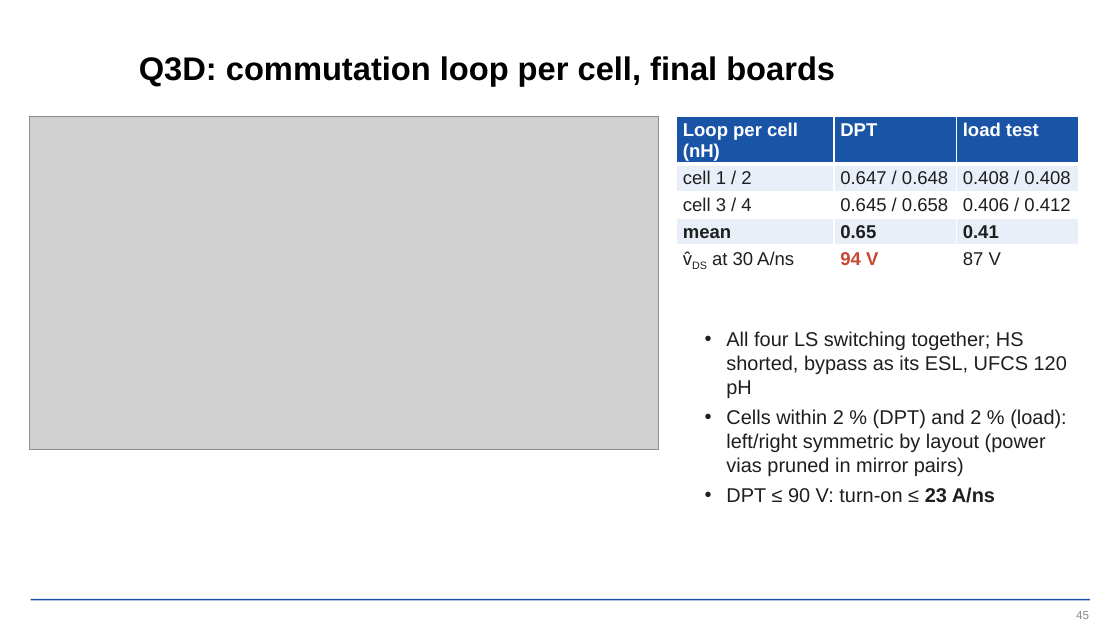
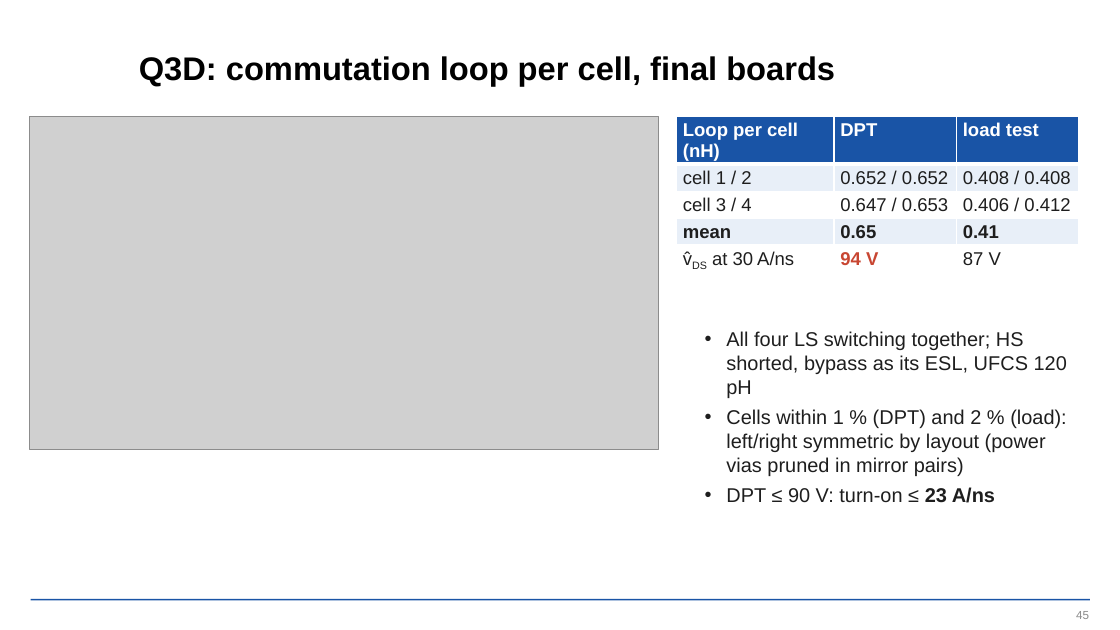
Before and after one commit to EnesAyaz/KTH, a slide deck: slide 45 of PCB-Design/reports/slides/spb_revb_design_flow.pptx. Drawn at 1120x630 pixels with LibreOffice and Linux fonts; fonts in the diff are those of the drawing; grey boxes stand for pictures; background and template pictures are left out. Boxes give left, top, right and bottom in pixels: in the first picture for what was removed or moved away, otherwise in the second. Text is boxed around its words. In the diff, an @@ line names an element or a change of style, - is before the commit and + after.

```diff
--- a/PCB-Design/reports/slides/spb_revb_design_flow.pptx
+++ b/PCB-Design/reports/slides/spb_revb_design_flow.pptx
@@ table at (676,116,1079,273) @@
-row 2, column 2: 0.647 / 0.648
+row 2, column 2: 0.652 / 0.652
-row 3, column 2: 0.645 / 0.658
+row 3, column 2: 0.647 / 0.653
@@ text at (726,409,1067,476): text changed @@
-• Cells within 2 % (DPT) and 2 % (load): left/right symmetric by layout (power vias pruned in mirror pairs)
+• Cells within 1 % (DPT) and 2 % (load): left/right symmetric by layout (power vias pruned in mirror pairs)
```
Also in this commit, not shown: 8 other slides changed, 2 slides added, 32 other files.
